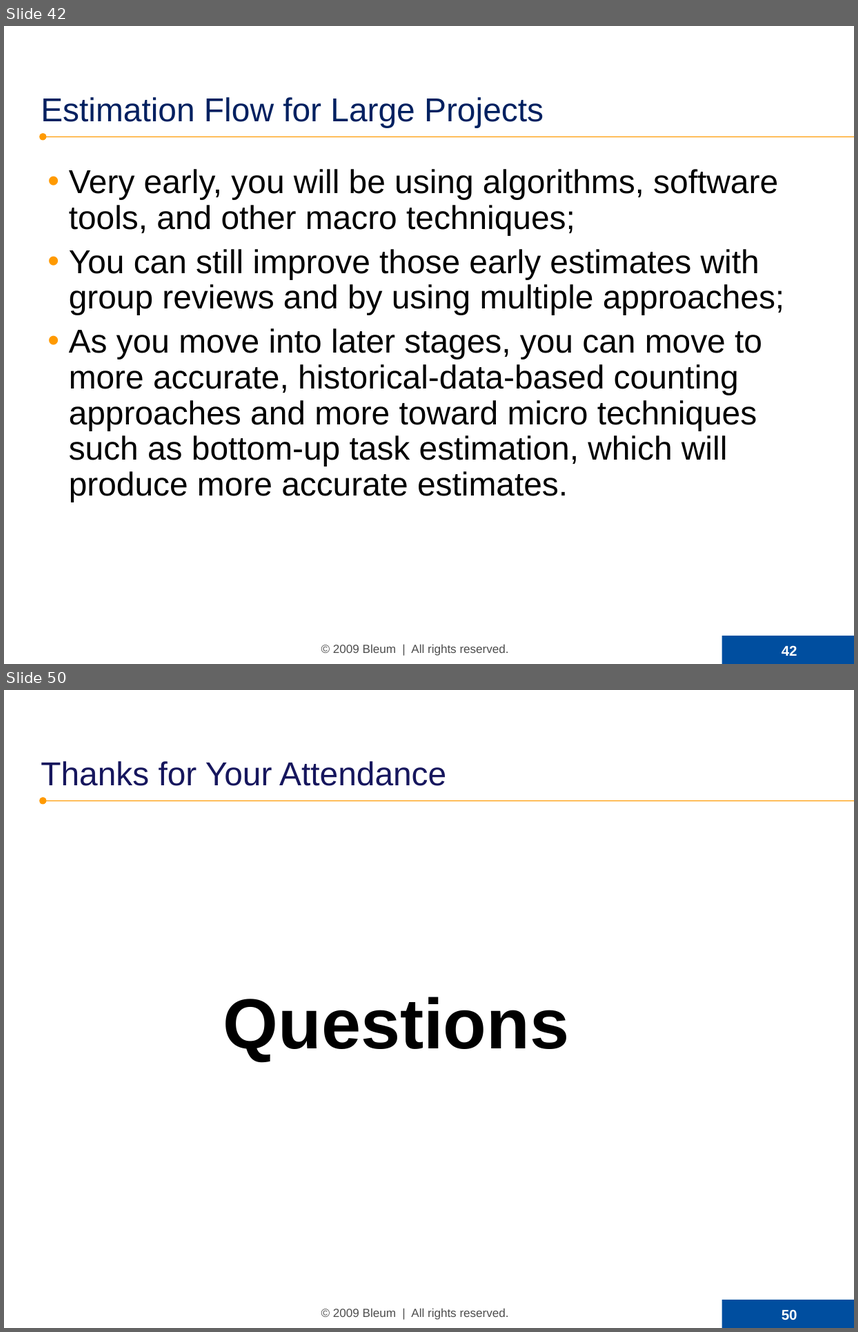
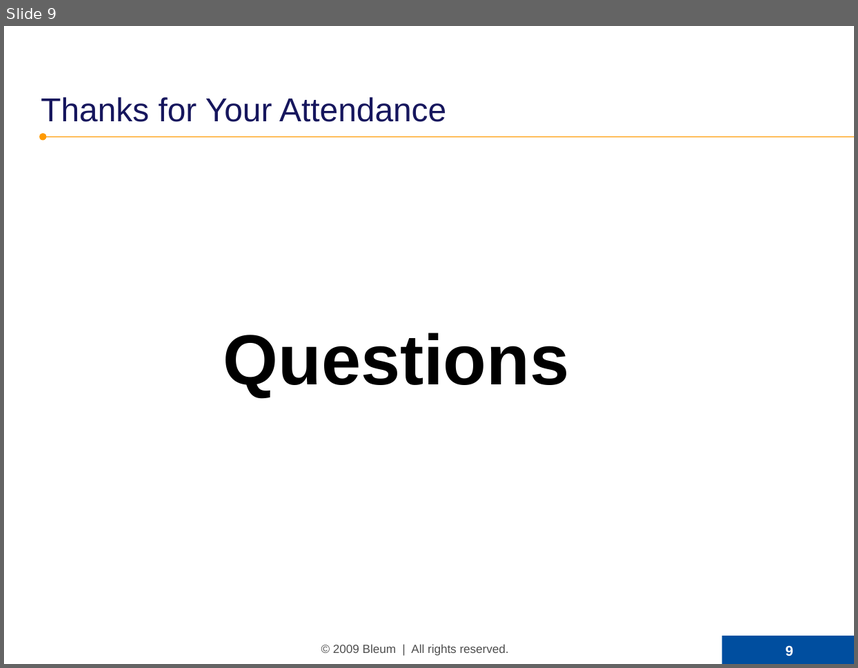
Before and after one commit to SamNiBoy/ForWork, a slide deck: Software Estimation (WMS).ppt. Shown one above the other, each under a label of ours: slides 42 and 50 before the commit, slide 9 after it; the slides between them are not shown. The pictures are 858x1332 and 858x668 pixels, drawn with LibreOffice and Linux fonts; fonts in the diff are those of the drawing; background and template pictures are left out. Boxes give left, top, right and bottom in pixels: in the first picture for what was removed or moved away, otherwise in the second. Text is boxed around its words. In the diff, an @@ line names an element or a change of style, - is before the commit and + after.

```diff
--- a/Software Estimation (WMS).ppt
+++ b/Software Estimation (WMS).ppt
@@ slide 42 removed at (4,26,854,664), background picture (left out); not listed: 5 template elements that a slide beside it also shows @@
@@ title removed at (41,97,544,127) @@
-Estimation Flow for Large Projects
@@ text removed at (69,169,784,501) @@
-• Very early, you will be using algorithms, software tools, and other macro techniques;
-• You can still improve those early estimates with group reviews and by using multiple approaches;
-• As you move into later stages, you can move to more accurate, historical-data-based counting approaches and more toward micro techniques such as bottom-up task estimation, which will produce more accurate estimates.
@@ what was slide 50 is now slide 9 @@
@@ page number at (786,645,793,655): text changed @@
-50
+9
```
Also in this commit, not shown: 3 slides changed, 4 slides added, 44 other slides removed, 5 other files.
